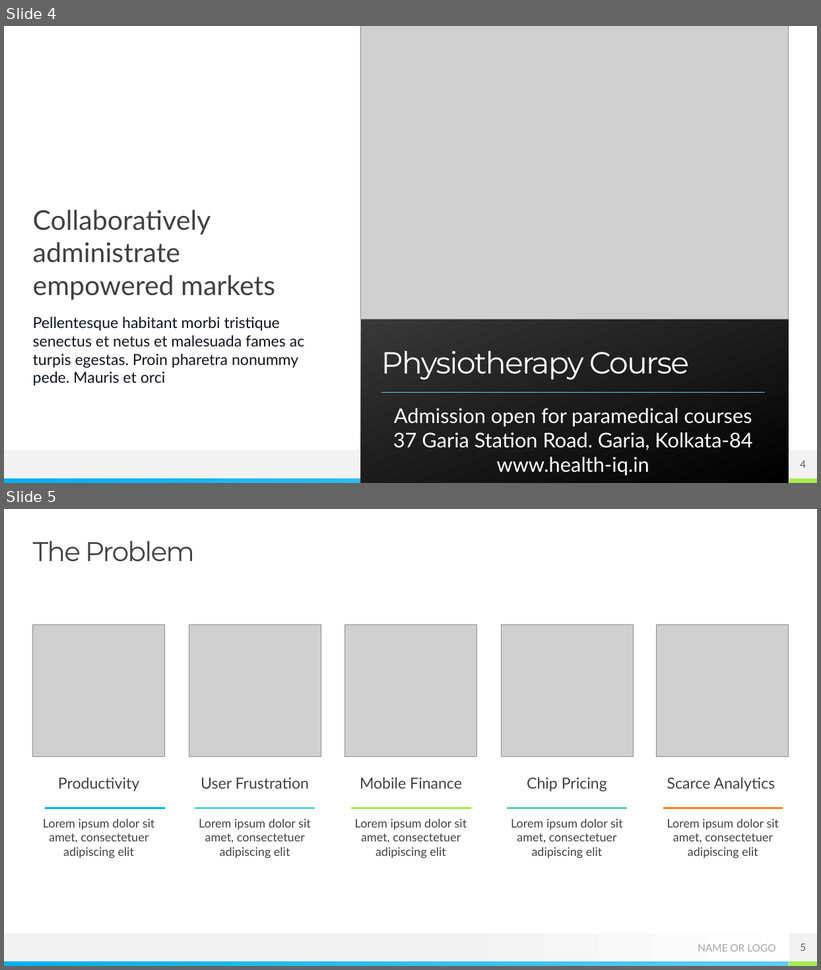
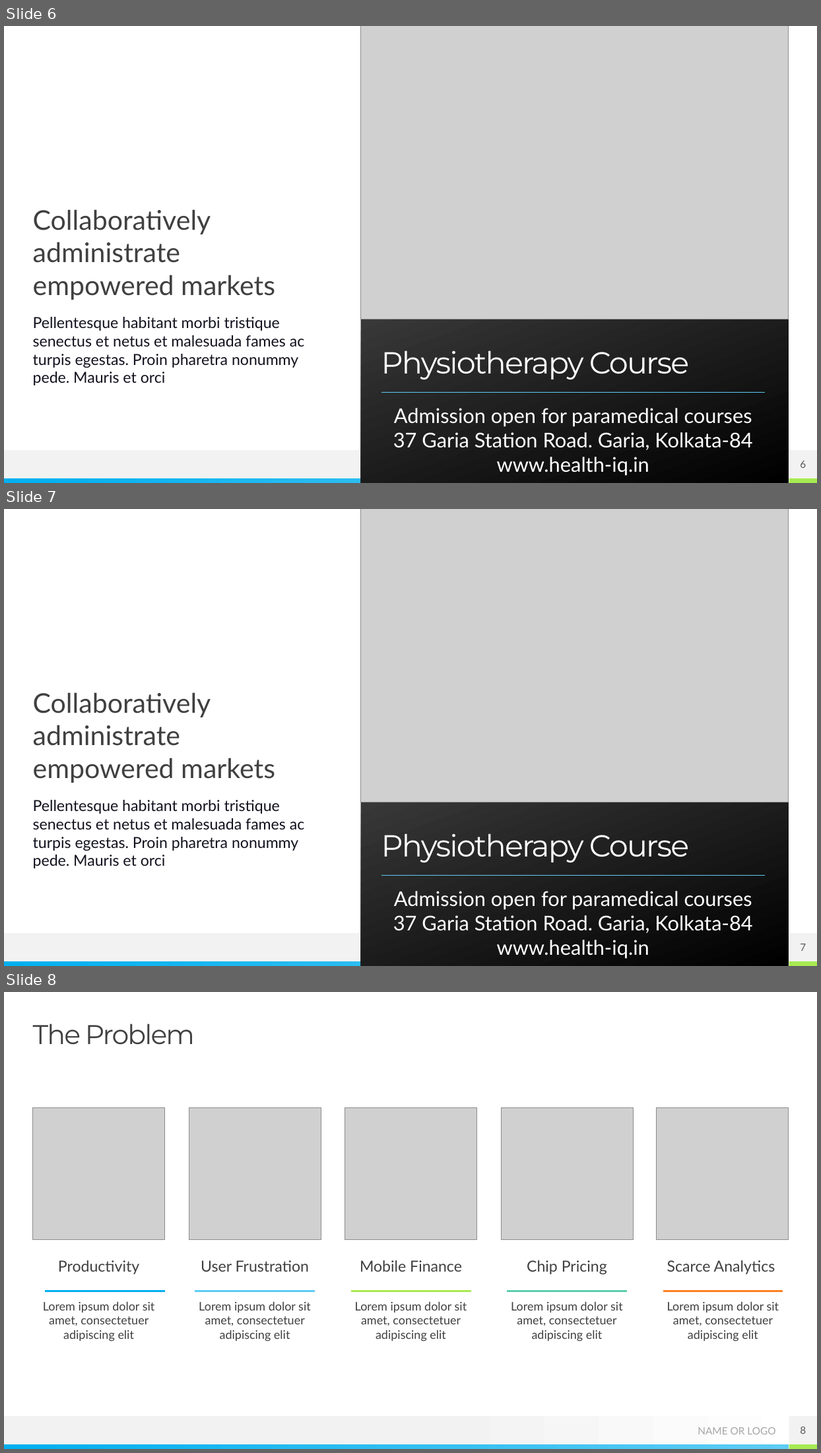
Before and after one commit to accuit/IqHealth, a slide deck: IqHealth/Marketing/HealthIQ-2.pptx. Shown one above the other, each under a label of ours: slides 4 and 5 before the commit, slides 6, 7 and 8 after it. The pictures are 821x970 and 821x1453 pixels, drawn with LibreOffice and Linux fonts; fonts in the diff are those of the drawing; grey boxes stand for pictures. Boxes give left, top, right and bottom in pixels: in the first picture for what was removed or moved away, otherwise in the second. Text is boxed around its words. In the diff, an @@ line names an element or a change of style, - is before the commit and + after.

```diff
--- a/IqHealth/Marketing/HealthIQ-2.pptx
+++ b/IqHealth/Marketing/HealthIQ-2.pptx
@@ slide 7 added at [4, 509, 817, 966], background #FFFFFF; not listed: 4 template elements that a slide beside it also shows @@
@@ picture added at [361, 509, 789, 803] @@
@@ text added at [33, 692, 304, 869], 18 pt, text #12121E @@
+Collaboratively administrate empowered markets
+Pellentesque habitant morbi tristique senectus et netus et malesuada fames ac turpis egestas. Proin pharetra nonummy pede. Mauris et orci
@@ title added at [382, 834, 689, 863], 36 pt, text #FFFFFF @@
+Physiotherapy Course
@@ line added from (382, 875) to (765, 875), #5ECCF3 0.5 pt @@
@@ text added at [393, 891, 752, 959], 24 pt, text #FFFFFF @@
+Admission open for paramedical courses 37 Garia Station Road. Garia, Kolkata-84 www.health-iq.in
@@ page number added at [789, 933, 817, 962], fill #F2F2F2, 12 pt, text #595959 @@
+7
@@ what was slide 4 is now slide 6 @@
@@ page number at [800, 461, 806, 468]: text changed @@
-4
+6
@@ what was slide 5 is now slide 8 @@
@@ page number at [800, 1427, 806, 1434]: text changed @@
-5
+8
```
Also in this commit, not shown: 2 other slides added, 18 other files.
